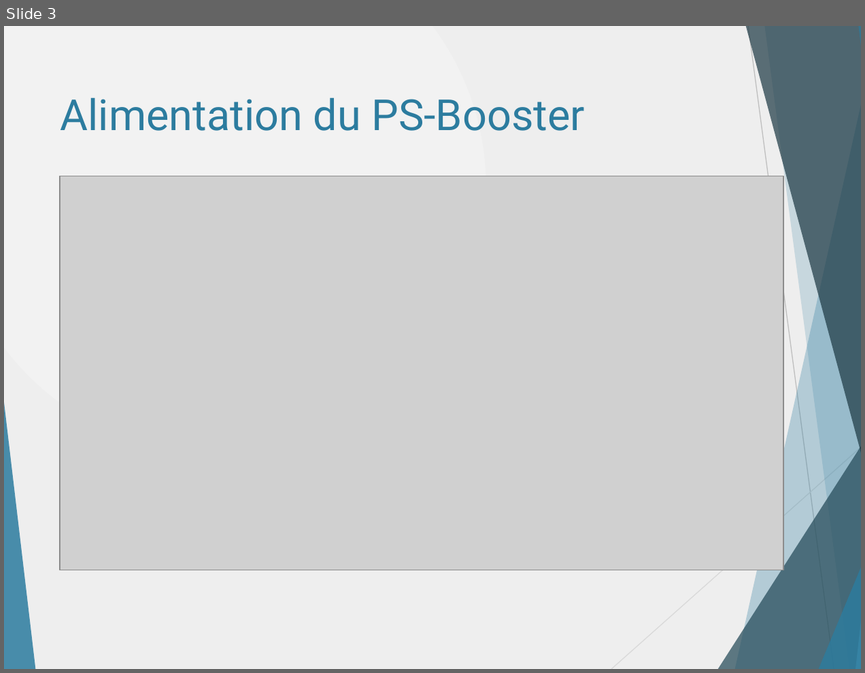
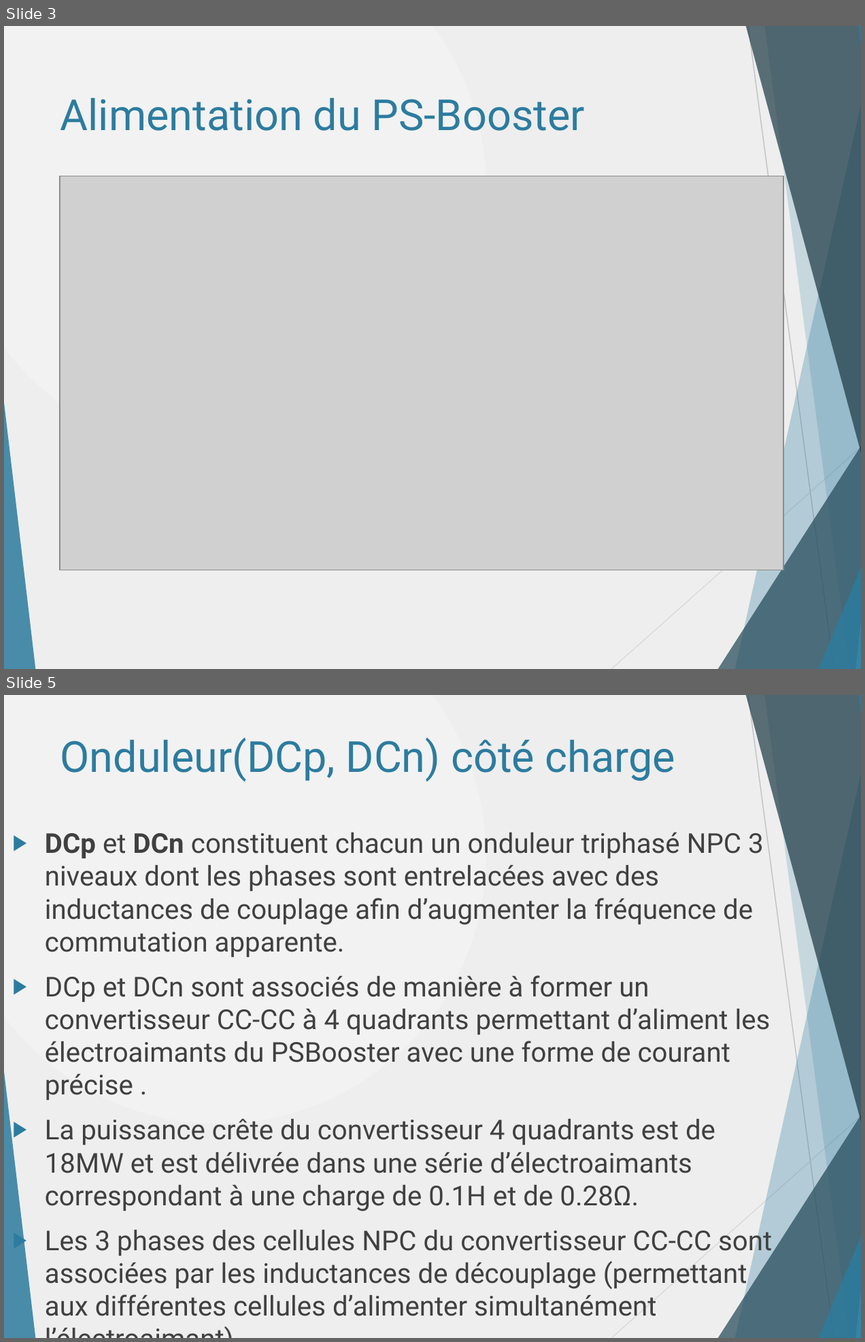
Before and after one commit to danthib76/DesignIV, a slide deck: Remise/Remise 2/Presentation_Remise_2.pptx. Shown one above the other, each under a label of ours: slide 3 before the commit, slides 3 and 5 after it; the slides between them are not shown. The pictures are 865x673 and 865x1342 pixels, drawn with LibreOffice and Linux fonts; fonts in the diff are those of the drawing; grey boxes stand for pictures. Boxes give left, top, right and bottom in pixels: in the first picture for what was removed or moved away, otherwise in the second. Text is boxed around its words. In the diff, an @@ line names an element or a change of style, - is before the commit and + after.

```diff
--- a/Remise/Remise 2/Presentation_Remise_2.pptx
+++ b/Remise/Remise 2/Presentation_Remise_2.pptx
@@ slide 5 added at box(4, 695, 861, 1338), background gradient #F2F2F2 to #EEEEEE; not listed: 10 template elements that a slide beside it also shows @@
@@ title added at box(60, 737, 675, 781), 36 pt, text #2C7C9F @@
+Onduleur(DCp, DCn) côté charge
@@ text added at box(45, 832, 772, 1316), 23 pt, text #404040 @@
+▶ DCp et DCn constituent chacun un onduleur triphasé NPC 3 niveaux dont les phases sont entrelacées avec des inductances de couplage afin d’augmenter la fréquence de commutation apparente.
+▶ DCp et DCn sont associés de manière à former un convertisseur CC-CC à 4 quadrants permettant d’aliment les électroaimants du PSBooster avec une forme de courant précise .
+▶ La puissance crête du convertisseur 4 quadrants est de 18MW et est délivrée dans une série d’électroaimants correspondant à une charge de 0.1H et de 0.28Ω.
+▶ Les 3 phases des cellules NPC du convertisseur CC-CC sont associées par les inductances de découplage (permettant aux différentes cellules d’alimenter simultanément l’électroaimant)
```
Also in this commit, not shown: 1 slide changed, 2 other files.
